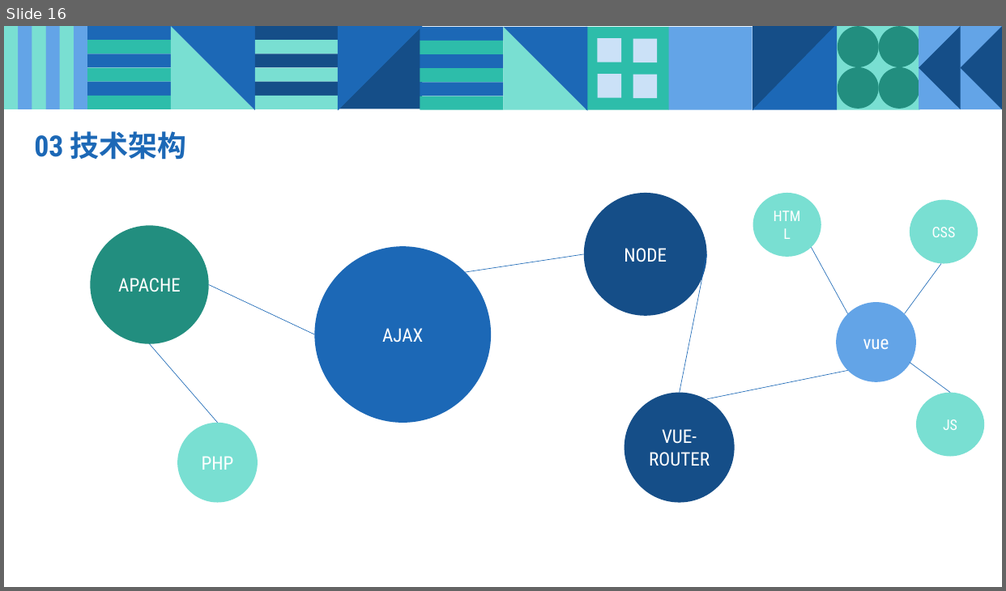
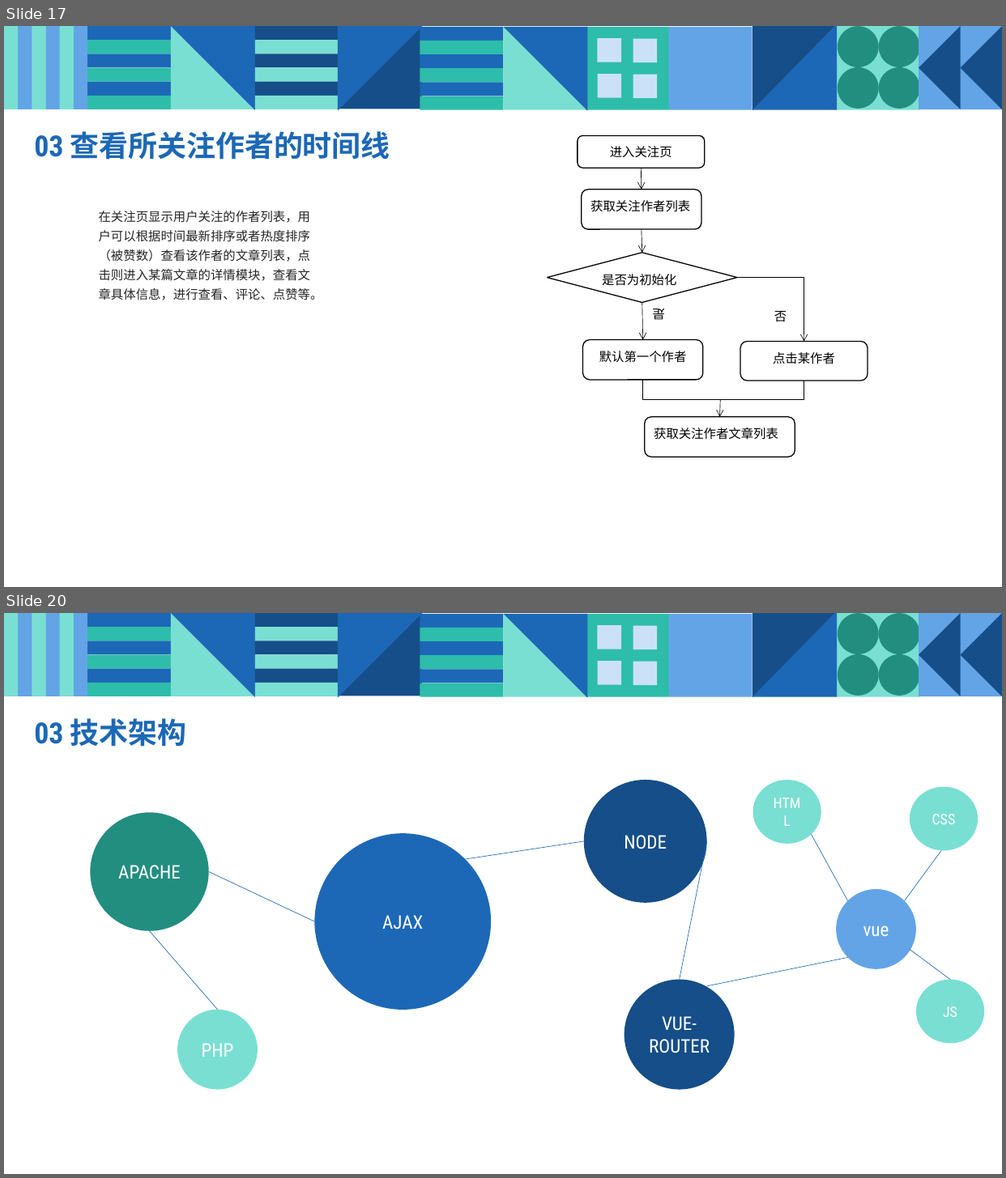
Before and after one commit to mytac/blog-system-with-vue, a slide deck: 附件/EC012359BBDB9B6890A962B992947272.pptx. Shown one above the other, each under a label of ours: slide 16 before the commit, slides 17 and 20 after it; the slides between them are not shown. The pictures are 1006x591 and 1006x1178 pixels, drawn with LibreOffice and Linux fonts; fonts in the diff are those of the drawing. Boxes give left, top, right and bottom in pixels: in the first picture for what was removed or moved away, otherwise in the second. Text is boxed around its words. In the diff, an @@ line names an element or a change of style, - is before the commit and + after.

```diff
--- a/附件/EC012359BBDB9B6890A962B992947272.pptx
+++ b/附件/EC012359BBDB9B6890A962B992947272.pptx
@@ slide 17 added at <box>4,26,1002,587</box>, background #FFFFFF; not listed: 47 template elements that a slide beside it also shows @@
@@ text added at <box>34,131,390,160</box>, 28 pt, text #1C68B6, bold @@
+03 查看所关注作者的时间线
@@ text added at <box>99,211,323,301</box>, 12 pt, text #262626 @@
+在关注页显示用户关注的作者列表，用户可以根据时间最新排序或者热度排序（被赞数）查看该作者的文章列表，点击则进入某篇文章的详情模块，查看文章具体信息，进行查看、评论、点赞等。
@@ group added at <box>547,136,868,457</box>: 5 rounded rectangles, 4 arrows, 1 diamond, 1 elbow arrow, 1 elbow line, 1 text @@
+进入关注页
+点击某作者
+是否为初始化
+获取关注作者列表
+获取关注作者文章列表
+默认第一个作者
+是
@@ text added at <box>774,311,786,322</box>, 12 pt, text #000000 @@
+否
@@ what was slide 16 is now slide 20 @@
```
Also in this commit, not shown: 1 slide changed, 3 other slides added, 3 other files.
